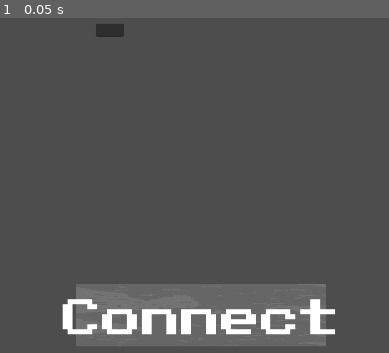
Above: before the commit, frame 1.
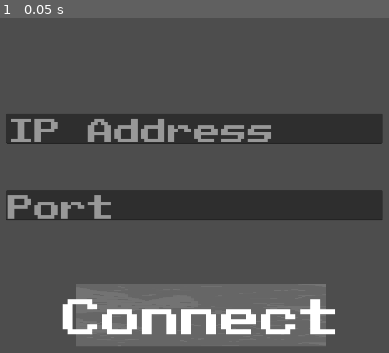
Above: after the commit, the same moment.

Repository: Koloss0/Out-Of-The-Gutter
Game: Godot game, scene res://Scenes/host_page.tscn
Same seed, same stepped clock (60 frames per second), same inputs: the game is played once before the commit and once after it. This scene is started directly instead of the project's main scene.
Inputs:
- Up to frame 1 (0.05 s): no input

The runs differ from the first frame. In frame 1, 17% of the frame differs, in the area x 1-99%, y 1-61%.

Commit message:
Update Host Page

Diff:
--- a/Scenes/host_page.tscn
+++ b/Scenes/host_page.tscn
@@ -1,11 +1,7 @@
-[gd_scene load_steps=4 format=3 uid="uid://bwchq5nxc4mdf"]
+[gd_scene load_steps=3 format=3 uid="uid://bwchq5nxc4mdf"]
 
 [ext_resource type="PackedScene" uid="uid://d06y0af7layko" path="res://Scenes/labeled_texture_button.tscn" id="1_hs5vx"]
-[ext_resource type="FontFile" uid="uid://bbsihsv58dw5x" path="res://Art/public-pixel-font/PublicPixel-z84yD.ttf" id="1_l2tc3"]
-
-[sub_resource type="Theme" id="Theme_87ffy"]
-Label/font_sizes/font_size = 95
-Label/fonts/font = ExtResource("1_l2tc3")
+[ext_resource type="Theme" uid="uid://b8amwfp2xjd5v" path="res://Themes/ui.tres" id="1_o1is0"]
 
 [node name="HostPage" type="Control"]
 layout_mode = 3
@@ -14,7 +10,7 @@
 anchor_bottom = 1.0
 grow_horizontal = 2
 grow_vertical = 2
-theme = SubResource("Theme_87ffy")
+theme = ExtResource("1_o1is0")
 
 [node name="LabeledTextureButton" parent="." instance=ExtResource("1_hs5vx")]
 layout_mode = 0
@@ -27,11 +23,20 @@
 text = "Connect
 "
 
-[node name="LineEdit" type="LineEdit" parent="."]
+[node name="IP" type="LineEdit" parent="."]
 layout_mode = 0
-offset_left = 312.0
-offset_top = 664.0
-offset_right = 379.063
-offset_bottom = 695.0
+offset_left = 96.0
+offset_top = 880.0
+offset_right = 1000.0
+offset_bottom = 952.0
+placeholder_text = "IP Address"
+
+[node name="Port" type="LineEdit" parent="."]
+layout_mode = 0
+offset_left = 96.0
+offset_top = 1064.0
+offset_right = 1000.0
+offset_bottom = 1136.0
+placeholder_text = "Port"
 
 [editable path="LabeledTextureButton"]
--- a/Themes/ui.tres
+++ b/Themes/ui.tres
@@ -5,3 +5,6 @@
 [resource]
 Label/font_sizes/font_size = 95
 Label/fonts/font = ExtResource("1_xmf4o")
+LineEdit/constants/minimum_character_width = 14
+LineEdit/font_sizes/font_size = 64
+LineEdit/fonts/font = ExtResource("1_xmf4o")
